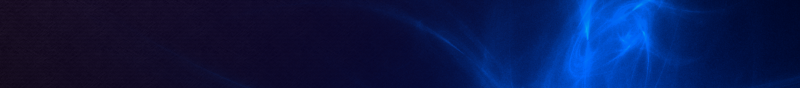
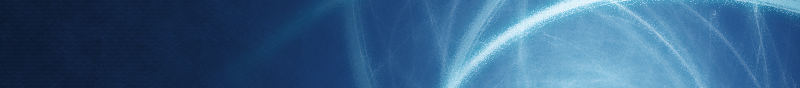
Comparing the layer stacks of the two 800×88 images. Changes:
removed layer "Color#1" (was 20%) over [left=0, top=0, right=800, bottom=88]
removed layer "Color" (was 20%) over [left=0, top=0, right=800, bottom=88]
removed layer "Flame" over [left=13, top=0, right=800, bottom=88]
removed layer "Flame Blur" over [left=18, top=0, right=800, bottom=88]
added layer "Flame (Light)" above "Flame (Noise -> Spread 15)" over [left=305, top=0, right=800, bottom=88]
added layer "Flame (Noise -> Spread 15)" above "Flame (Blur -> Gussian 20)" over [left=305, top=0, right=800, bottom=88]
added layer "Flame (Blur -> Gussian 20)" above "Stripes" over [left=218, top=0, right=800, bottom=88]
"Stripes": opacity 15% → 10%, painted on it over [left=0, top=0, right=800, bottom=88]
added layer "Paper copy" above "Paper" over [left=0, top=0, right=800, bottom=88]
"Paper": opacity 20% → 100%, painted on it over [left=0, top=0, right=800, bottom=88]
removed layer "Base" (was 20%) over [left=0, top=0, right=700, bottom=88]
painted on "Background" over [left=0, top=0, right=800, bottom=88]
